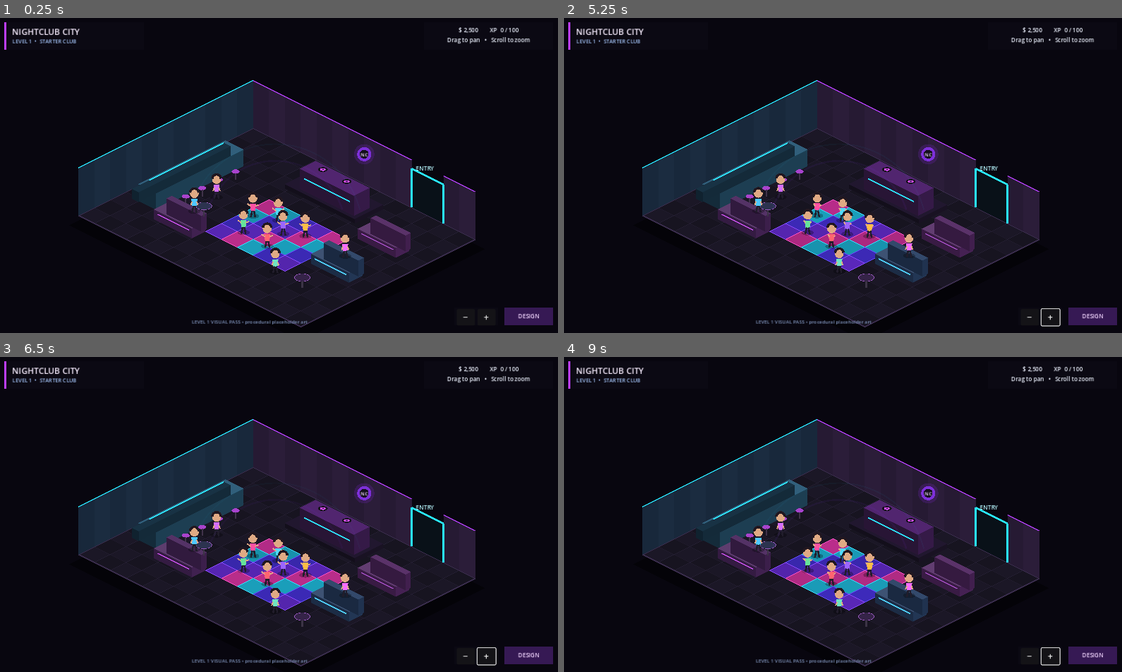
Above: before the commit, frames 1-4 (two rows, left to right).
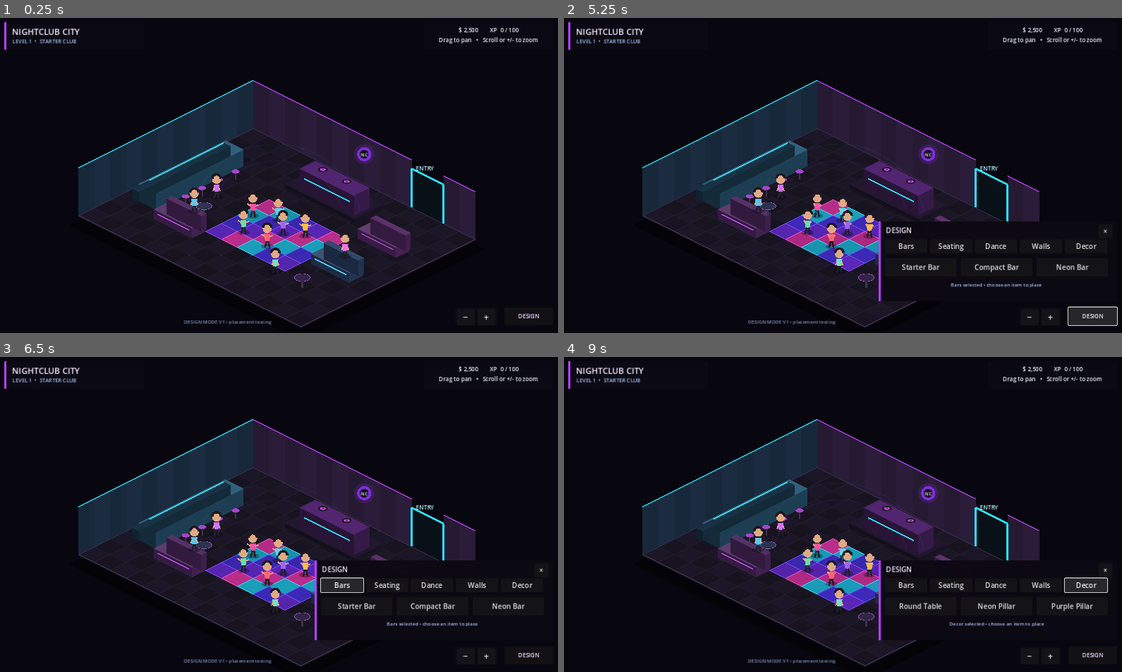
Above: after the commit, the same moments.

Repository: 22crob/Nightclub-City
Game: Godot game, scene res://scenes/main.tscn
Same seed, same stepped clock (60 frames per second), same inputs: the game is played once before the commit and once after it.
Inputs (mouse positions are in pixels of both pictures, inside the frame that each line leads up to):
- Up to frame 1 (0.25 s): no input
- Up to frame 2 (5.25 s): click (1094, 317) at 0.5 s, where only the run after the commit has a clickable "DESIGN"; click (1105, 232) at 1.25 s, where only the run after the commit has a clickable "×"; click "−" at 2 s; click "+" at 2.75 s; click "−" at 3.5 s; click "+" at 4.25 s; click (1094, 317) at 5 s, where only the run after the commit has a clickable "DESIGN"
- Up to frame 3 (6.5 s): click (340, 583) at 5.75 s, where only the run after the commit has a clickable "Bars"
- Up to frame 4 (9 s): click (949, 583) at 6.5 s, where only the run after the commit has a clickable "Seating"; click (993, 583) at 7.25 s, where only the run after the commit has a clickable "Dance"; click (1038, 583) at 8 s, where only the run after the commit has a clickable "Walls"; click (1088, 583) at 8.75 s, where only the run after the commit has a clickable "Decor"

The runs differ from the first frame. In frame 1, 0.8% of the frame differs, in the area x 32-100%, y 6-98%; in frame 2, 3.7%; in frame 3, 3.6%; in frame 4, 4.0%.

Commit message:
Add Design Mode v1
Add a functional design drawer, category tabs, snapped isometric placement previews, build items, placement validation, and cancel controls.

Diff:
--- a/godot/scenes/main.tscn
+++ b/godot/scenes/main.tscn
@@ -59,37 +59,10 @@
 offset_bottom = 52.0
 theme_override_colors/font_color = Color(0.93, 0.95, 1, 1)
 theme_override_font_sizes/font_size = 13
-text = "$ 2,500        XP  0 / 100\nDrag to pan   •   Scroll to zoom"
+text = "$ 2,500        XP  0 / 100\nDrag to pan   •   Scroll or +/- to zoom"
 horizontal_alignment = 1
 vertical_alignment = 1
 
-[node name="DesignChip" type="ColorRect" parent="HUD"]
-anchors_preset = 3
-anchor_left = 1.0
-anchor_top = 1.0
-anchor_right = 1.0
-anchor_bottom = 1.0
-offset_left = -128.0
-offset_top = -58.0
-offset_right = -18.0
-offset_bottom = -18.0
-grow_horizontal = 0
-grow_vertical = 0
-color = Color(0.22, 0.10, 0.34, 0.96)
-
-[node name="Label" type="Label" parent="HUD/DesignChip"]
-layout_mode = 1
-anchors_preset = 15
-anchor_right = 1.0
-anchor_bottom = 1.0
-grow_horizontal = 2
-grow_vertical = 2
-theme_override_colors/font_color = Color(0.95, 0.84, 1, 1)
-theme_override_font_sizes/font_size = 13
-text = "DESIGN"
-horizontal_alignment = 1
-vertical_alignment = 1
-
 [node name="BuildNote" type="Label" parent="HUD"]
 anchors_preset = 12
 anchor_top = 1.0
@@ -97,15 +70,14 @@
 anchor_bottom = 1.0
 offset_left = 18.0
 offset_top = -34.0
-offset_right = -150.0
+offset_right = -250.0
 offset_bottom = -12.0
 grow_horizontal = 2
 grow_vertical = 0
 theme_override_colors/font_color = Color(0.50, 0.58, 0.74, 1)
 theme_override_font_sizes/font_size = 11
-text = "LEVEL 1 VISUAL PASS • procedural placeholder art"
+text = "DESIGN MODE V1 • placement testing"
 horizontal_alignment = 1
-
 
 [node name="ZoomControls" type="ColorRect" parent="HUD"]
 anchors_preset = 3
@@ -136,3 +108,121 @@
 offset_bottom = 36.0
 theme_override_font_sizes/font_size = 20
 text = "+"
+
+[node name="DesignButton" type="Button" parent="HUD"]
+anchors_preset = 3
+anchor_left = 1.0
+anchor_top = 1.0
+anchor_right = 1.0
+anchor_bottom = 1.0
+offset_left = -128.0
+offset_top = -58.0
+offset_right = -18.0
+offset_bottom = -18.0
+grow_horizontal = 0
+grow_vertical = 0
+theme_override_colors/font_color = Color(0.95, 0.84, 1, 1)
+theme_override_font_sizes/font_size = 13
+text = "DESIGN"
+
+[node name="DesignDrawer" type="ColorRect" parent="HUD"]
+visible = false
+anchors_preset = 3
+anchor_left = 1.0
+anchor_top = 1.0
+anchor_right = 1.0
+anchor_bottom = 1.0
+offset_left = -558.0
+offset_top = -252.0
+offset_right = -18.0
+offset_bottom = -72.0
+grow_horizontal = 0
+grow_vertical = 0
+color = Color(0.045, 0.035, 0.070, 0.98)
+
+[node name="Accent" type="ColorRect" parent="HUD/DesignDrawer"]
+offset_right = 5.0
+offset_bottom = 180.0
+color = Color(0.74, 0.24, 1, 1)
+
+[node name="Title" type="Label" parent="HUD/DesignDrawer"]
+offset_left = 16.0
+offset_top = 8.0
+offset_right = 270.0
+offset_bottom = 31.0
+theme_override_colors/font_color = Color(0.96, 0.91, 1, 1)
+theme_override_font_sizes/font_size = 16
+text = "DESIGN"
+
+[node name="Close" type="Button" parent="HUD/DesignDrawer"]
+offset_left = 498.0
+offset_top = 6.0
+offset_right = 530.0
+offset_bottom = 34.0
+text = "×"
+
+[node name="Bars" type="Button" parent="HUD/DesignDrawer"]
+offset_left = 14.0
+offset_top = 40.0
+offset_right = 110.0
+offset_bottom = 70.0
+text = "Bars"
+
+[node name="Seating" type="Button" parent="HUD/DesignDrawer"]
+offset_left = 116.0
+offset_top = 40.0
+offset_right = 212.0
+offset_bottom = 70.0
+text = "Seating"
+
+[node name="Dance" type="Button" parent="HUD/DesignDrawer"]
+offset_left = 218.0
+offset_top = 40.0
+offset_right = 314.0
+offset_bottom = 70.0
+text = "Dance"
+
+[node name="Walls" type="Button" parent="HUD/DesignDrawer"]
+offset_left = 320.0
+offset_top = 40.0
+offset_right = 416.0
+offset_bottom = 70.0
+text = "Walls"
+
+[node name="Decor" type="Button" parent="HUD/DesignDrawer"]
+offset_left = 422.0
+offset_top = 40.0
+offset_right = 518.0
+offset_bottom = 70.0
+text = "Decor"
+
+[node name="Item1" type="Button" parent="HUD/DesignDrawer"]
+offset_left = 14.0
+offset_top = 82.0
+offset_right = 176.0
+offset_bottom = 124.0
+text = "Starter Bar"
+
+[node name="Item2" type="Button" parent="HUD/DesignDrawer"]
+offset_left = 186.0
+offset_top = 82.0
+offset_right = 348.0
+offset_bottom = 124.0
+text = "Compact Bar"
+
+[node name="Item3" type="Button" parent="HUD/DesignDrawer"]
+offset_left = 358.0
+offset_top = 82.0
+offset_right = 520.0
+offset_bottom = 124.0
+text = "Neon Bar"
+
+[node name="Hint" type="Label" parent="HUD/DesignDrawer"]
+offset_left = 14.0
+offset_top = 134.0
+offset_right = 520.0
+offset_bottom = 170.0
+theme_override_colors/font_color = Color(0.66, 0.75, 0.94, 1)
+theme_override_font_sizes/font_size = 11
+text = "Choose an item, then click a floor tile to place it. Right-click or Esc cancels."
+horizontal_alignment = 1
--- a/godot/scripts/main.gd
+++ b/godot/scripts/main.gd
@@ -9,10 +9,52 @@
 @onready var camera: Camera2D = $Camera2D
 @onready var zoom_out_button: Button = $HUD/ZoomControls/ZoomOut
 @onready var zoom_in_button: Button = $HUD/ZoomControls/ZoomIn
+@onready var design_button: Button = $HUD/DesignButton
+@onready var design_drawer: ColorRect = $HUD/DesignDrawer
+@onready var close_design_button: Button = $HUD/DesignDrawer/Close
+@onready var bars_button: Button = $HUD/DesignDrawer/Bars
+@onready var seating_button: Button = $HUD/DesignDrawer/Seating
+@onready var dance_button: Button = $HUD/DesignDrawer/Dance
+@onready var walls_button: Button = $HUD/DesignDrawer/Walls
+@onready var decor_button: Button = $HUD/DesignDrawer/Decor
+@onready var item_button_1: Button = $HUD/DesignDrawer/Item1
+@onready var item_button_2: Button = $HUD/DesignDrawer/Item2
+@onready var item_button_3: Button = $HUD/DesignDrawer/Item3
+@onready var design_hint: Label = $HUD/DesignDrawer/Hint
 
 var dragging: bool = false
 var zoom_level: float = 1.0
 var anim_time: float = 0.0
+var selected_category: String = "Bars"
+var current_item: Dictionary = {}
+var hover_tile: Vector2i = Vector2i(-1, -1)
+var placed_objects: Array = []
+
+var item_catalog: Dictionary = {
+	"Bars": [
+		{"id": "starter_bar", "name": "Starter Bar", "w": 1, "d": 3, "kind": "bar", "color": Color("#2f6582")},
+		{"id": "compact_bar", "name": "Compact Bar", "w": 2, "d": 2, "kind": "bar", "color": Color("#5b337b")},
+		{"id": "neon_bar", "name": "Neon Bar", "w": 1, "d": 4, "kind": "bar", "color": Color("#315f78")}
+	],
+	"Seating": [
+		{"id": "booth", "name": "Lounge Booth", "w": 2, "d": 1, "kind": "seat", "color": Color("#5b2d70")},
+		{"id": "sofa", "name": "Club Sofa", "w": 2, "d": 1, "kind": "seat", "color": Color("#294a70")},
+		{"id": "chair", "name": "Accent Chair", "w": 1, "d": 1, "kind": "seat", "color": Color("#7a3f82")}
+	],
+	"Dance": [
+		{"id": "dance_tile", "name": "Dance Tile", "w": 1, "d": 1, "kind": "dance", "color": Color("#7c36ff")},
+		{"id": "dance_block", "name": "2x2 Dance Floor", "w": 2, "d": 2, "kind": "dance", "color": Color("#ff3ebf")}
+	],
+	"Walls": [
+		{"id": "neon_divider", "name": "Neon Divider", "w": 2, "d": 1, "kind": "wall", "color": Color("#2ddfff")},
+		{"id": "purple_divider", "name": "Purple Divider", "w": 2, "d": 1, "kind": "wall", "color": Color("#a13dff")}
+	],
+	"Decor": [
+		{"id": "round_table", "name": "Round Table", "w": 1, "d": 1, "kind": "table", "color": Color("#4b335e")},
+		{"id": "neon_pillar", "name": "Neon Pillar", "w": 1, "d": 1, "kind": "pillar", "color": Color("#28dfff")},
+		{"id": "purple_pillar", "name": "Purple Pillar", "w": 1, "d": 1, "kind": "pillar", "color": Color("#c24cff")}
+	]
+}
 
 var npc_positions: Array[Vector2] = [
 	Vector2(5.3, 5.3),
@@ -41,9 +83,20 @@
 ]
 
 func _ready() -> void:
-	print("Nightclub City Level 1 safe visual pass loaded.")
+	print("Nightclub City Design Mode v1 loaded.")
 	zoom_out_button.pressed.connect(_zoom_out)
 	zoom_in_button.pressed.connect(_zoom_in)
+	design_button.pressed.connect(_toggle_design_drawer)
+	close_design_button.pressed.connect(_close_design_drawer)
+	bars_button.pressed.connect(_set_category.bind("Bars"))
+	seating_button.pressed.connect(_set_category.bind("Seating"))
+	dance_button.pressed.connect(_set_category.bind("Dance"))
+	walls_button.pressed.connect(_set_category.bind("Walls"))
+	decor_button.pressed.connect(_set_category.bind("Decor"))
+	item_button_1.pressed.connect(_select_item.bind(0))
+	item_button_2.pressed.connect(_select_item.bind(1))
+	item_button_3.pressed.connect(_select_item.bind(2))
+	_set_category("Bars")
 	queue_redraw()
 
 func _process(delta: float) -> void:
@@ -51,15 +104,36 @@
 	queue_redraw()
 
 func _unhandled_input(event: InputEvent) -> void:
+	if event is InputEventKey and event.pressed and event.keycode == KEY_ESCAPE:
+		_cancel_placement()
+		return
+
 	if event is InputEventMouseButton:
+		if event.button_index == MOUSE_BUTTON_WHEEL_UP and event.pressed:
+			_set_zoom(zoom_level + 0.08)
+			return
+		elif event.button_index == MOUSE_BUTTON_WHEEL_DOWN and event.pressed:
+			_set_zoom(zoom_level - 0.08)
+			return
+
+		if not current_item.is_empty():
+			if event.button_index == MOUSE_BUTTON_LEFT and event.pressed:
+				hover_tile = _world_to_tile(get_global_mouse_position())
+				if _can_place_current(hover_tile):
+					_place_current_item(hover_tile)
+			elif event.button_index == MOUSE_BUTTON_RIGHT and event.pressed:
+				_cancel_placement()
+			return
+
 		if event.button_index == MOUSE_BUTTON_LEFT:
 			dragging = event.pressed
-		elif event.button_index == MOUSE_BUTTON_WHEEL_UP and event.pressed:
-			_set_zoom(zoom_level + 0.08)
-		elif event.button_index == MOUSE_BUTTON_WHEEL_DOWN and event.pressed:
-			_set_zoom(zoom_level - 0.08)
-	elif event is InputEventMouseMotion and dragging:
-		camera.position -= event.relative / camera.zoom.x
+
+	elif event is InputEventMouseMotion:
+		if not current_item.is_empty():
+			hover_tile = _world_to_tile(get_global_mouse_position())
+			queue_redraw()
+		elif dragging:
+			camera.position -= event.relative / camera.zoom.x
 
 func _set_zoom(value: float) -> void:
 	zoom_level = clamp(value, 0.70, 1.55)
@@ -96,8 +170,10 @@
 	_draw_bar()
 	_draw_lounges()
 	_draw_tables()
+	_draw_placed_objects()
 	_draw_npcs()
 	_draw_light_accents()
+	_draw_placement_preview()
 
 func _draw_room_shadow() -> void:
 	var shadow: PackedVector2Array = _tile_points(-0.3, -0.3, float(CLUB_W) + 0.6, float(CLUB_H) + 0.6)
@@ -322,3 +398,136 @@
 	var pulse: float = 0.55 + sin(anim_time * 1.6) * 0.10
 	draw_arc(center, 160.0, PI * 1.10, PI * 1.90, 44, Color(0.52, 0.20, 1.0, 0.10 * pulse), 4.0)
 	draw_arc(center, 198.0, PI * 1.08, PI * 1.92, 44, Color(0.10, 0.80, 1.0, 0.06 * pulse), 3.0)
+
+
+func _toggle_design_drawer() -> void:
+	design_drawer.visible = not design_drawer.visible
+	if not design_drawer.visible:
+		_cancel_placement()
+
+func _close_design_drawer() -> void:
+	design_drawer.visible = false
+	_cancel_placement()
+
+func _set_category(category: String) -> void:
+	selected_category = category
+	_cancel_placement()
+	var items: Array = item_catalog[category]
+	var buttons: Array[Button] = [item_button_1, item_button_2, item_button_3]
+	for i in range(buttons.size()):
+		if i < items.size():
+			buttons[i].visible = true
+			buttons[i].text = str(items[i]["name"])
+		else:
+			buttons[i].visible = false
+	design_hint.text = category + " selected • choose an item to place"
+
+func _select_item(index: int) -> void:
+	var items: Array = item_catalog[selected_category]
+	if index < 0 or index >= items.size():
+		return
+	current_item = items[index].duplicate(true)
+	hover_tile = _world_to_tile(get_global_mouse_position())
+	design_hint.text = str(current_item["name"]) + " selected • click floor to place • right-click/Esc cancels"
+	queue_redraw()
+
+func _cancel_placement() -> void:
+	current_item = {}
+	hover_tile = Vector2i(-1, -1)
+	if design_drawer.visible:
+		design_hint.text = selected_category + " selected • choose an item to place"
+	queue_redraw()
+
+func _world_to_tile(world_pos: Vector2) -> Vector2i:
+	var tile_x: float = world_pos.y / TILE_H + world_pos.x / TILE_W
+	var tile_y: float = world_pos.y / TILE_H - world_pos.x / TILE_W
+	return Vector2i(int(floor(tile_x)), int(floor(tile_y)))
+
+func _can_place_current(tile: Vector2i) -> bool:
+	if current_item.is_empty():
+		return false
+	var width: int = int(current_item["w"])
+	var depth: int = int(current_item["d"])
+	if tile.x < 0 or tile.y < 0:
+		return false
+	if tile.x + width > CLUB_W or tile.y + depth > CLUB_H:
+		return false
+
+	for obj in placed_objects:
+		var ox: int = int(obj["x"])
+		var oy: int = int(obj["y"])
+		var ow: int = int(obj["w"])
+		var od: int = int(obj["d"])
+		var overlaps: bool = tile.x < ox + ow and tile.x + width > ox and tile.y < oy + od and tile.y + depth > oy
+		if overlaps:
+			return false
+	return true
+
+func _place_current_item(tile: Vector2i) -> void:
+	if not _can_place_current(tile):
+		return
+	var placed: Dictionary = current_item.duplicate(true)
+	placed["x"] = tile.x
+	placed["y"] = tile.y
+	placed_objects.append(placed)
+	design_hint.text = str(current_item["name"]) + " placed • click again to place another"
+	queue_redraw()
+
+func _draw_placed_objects() -> void:
+	for obj in placed_objects:
+		_draw_build_item(obj)
+
+func _draw_build_item(obj: Dictionary) -> void:
+	var x: float = float(obj["x"])
+	var y: float = float(obj["y"])
+	var width: float = float(obj["w"])
+	var depth: float = float(obj["d"])
+	var kind: String = str(obj["kind"])
+	var color: Color = obj["color"]
+
+	if kind == "bar":
+		_draw_iso_box(x, y, width, depth, 34.0, color.lightened(0.08), color.darkened(0.34), color.darkened(0.18))
+		var a: Vector2 = _iso(x + 0.10, y + depth) - Vector2(0, 22)
+		var b: Vector2 = _iso(x + width - 0.10, y + depth) - Vector2(0, 22)
+		draw_line(a, b, Color("#2de3ff"), 2.5)
+	elif kind == "seat":
+		_draw_iso_box(x, y, width, depth, 20.0, color.lightened(0.10), color.darkened(0.30), color.darkened(0.15))
+		_draw_iso_box(x + 0.08, y, width - 0.16, 0.28, 34.0, color.lightened(0.04), color.darkened(0.34), color.darkened(0.20))
+	elif kind == "dance":
+		for dy in range(int(depth)):
+			for dx in range(int(width)):
+				var c: Color = color
+				if (dx + dy) % 2 == 1:
+					c = color.lightened(0.16)
+				draw_polygon(_tile_points(x + dx, y + dy, 1.0, 1.0), PackedColorArray([c.darkened(0.16)]))
+				var tile: PackedVector2Array = _tile_points(x + dx, y + dy, 1.0, 1.0)
+				for i in range(4):
+					draw_line(tile[i], tile[(i + 1) % 4], c.lightened(0.18), 1.5)
+	elif kind == "wall":
+		_draw_iso_box(x, y, width, depth, 64.0, color.darkened(0.25), color.darkened(0.50), color.darkened(0.36))
+		var wall_a: Vector2 = _iso(x, y + depth) - Vector2(0, 48)
+		var wall_b: Vector2 = _iso(x + width, y + depth) - Vector2(0, 48)
+		draw_line(wall_a, wall_b, color, 3.0)
+	elif kind == "table":
+		_draw_round_table(x + 0.5, y + 0.5, color)
+	elif kind == "pillar":
+		_draw_iso_box(x + 0.30, y + 0.30, 0.40, 0.40, 58.0, color.lightened(0.18), color.darkened(0.42), color.darkened(0.26))
+		var glow_pos: Vector2 = _iso(x + 0.5, y + 0.5) - Vector2(0, 62)
+		draw_circle(glow_pos, 8.0, color)
+
+func _draw_placement_preview() -> void:
+	if current_item.is_empty() or hover_tile.x < 0 or hover_tile.y < 0:
+		return
+	var width: float = float(current_item["w"])
+	var depth: float = float(current_item["d"])
+	var valid: bool = _can_place_current(hover_tile)
+	var preview_color: Color = Color(0.18, 0.95, 0.58, 0.28)
+	var line_color: Color = Color("#55f0a0")
+	if not valid:
+		preview_color = Color(1.0, 0.20, 0.32, 0.28)
+		line_color = Color("#ff4a63")
+
+	var footprint: PackedVector2Array = _tile_points(float(hover_tile.x), float(hover_tile.y), width, depth)
+	draw_polygon(footprint, PackedColorArray([preview_color]))
+	for i in range(4):
+		draw_line(footprint[i], footprint[(i + 1) % 4], line_color, 2.5)
